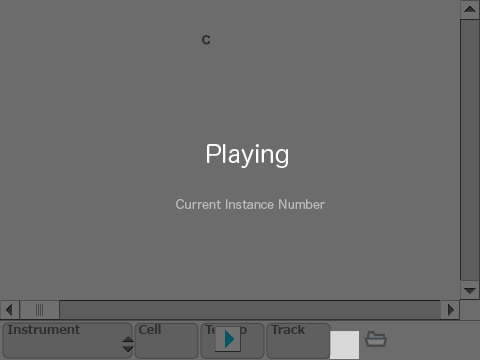
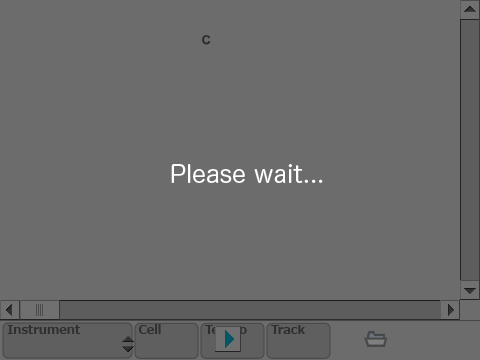
Two versions of the same layered image (480 × 360). Layer-by-layer changes:
added group "Wait.png" with 1 layers above "playing.png" over [171, 144, 359, 359]
added layer "Vector Smart Object" (1st of 14, in "Wait.png") in group "Wait.png" over [171, 144, 359, 359]
hid group "playing.png" (1 layers) over [171, 144, 359, 359]
